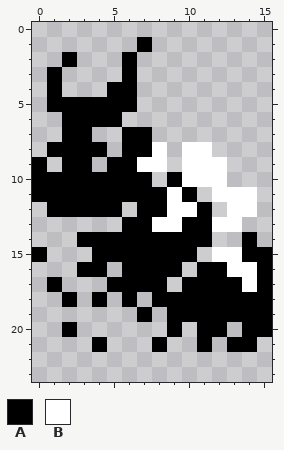
A pixel-art sprite gets an edit: larger_folk/Textures/bucklerparry_largerfolk/reefslug4_fat.png. The first picture shows the starting point.
The file is 16x24 pixels.
Palette (. is transparent): A #000000  B #ffffff
Pixels before, first column x 0:
 1 .......A........
 2 ..A...A.........
 3 .A....A.........
 4 .A...AA.........
 5 .AAAAAA.........
 6 ..AAAA..........
 7 ..AA..AA........
 8 .AAAA.AAB.BB....
 9 A.AA.AABB.BBB...
10 AAAAAAAA.ABBB...
11 AAAAAAAAABA.BBB.
12 .AAAAA.AABBA.BB.
13 ......AABBAABB..
14 ...AAAAAAAAA..A.
15 A...AAAAAAA.BBAA
16 ...AA.AAAA.AABBA
17 .A...AAAA.AAAABA
18 ..A.A.A.AAAAAAAA
19 .......A.AAAAAAA
20 ..A......A.AA.AA
21 ....A...A..A.AA.
New version:
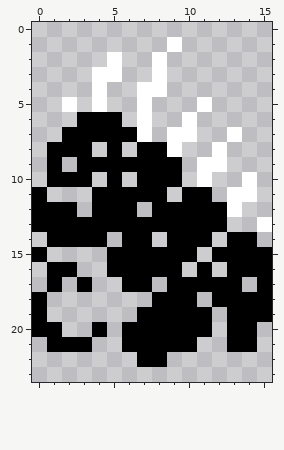
From old to new:
Changed rows in their new state; - is an unchanged pixel.
first column x 0:
 1 -------.-B------
 2 --.--B.-B-------
 3 -.--BB.-B-------
 4 -.--B..BB-------
 5 -.B.B..B---B----
 6 --.----B--B-----
 7 ----AA-B-BB--B--
 8 ----.A.-AB..B---
 9 .A.-A--AAA.-----
10 .---.-.-A-.-.-B-
11 -...-----.-A.---
12 A--.--A.-AA-A-.-
13 AAAAAA--AA--A.-B
14 -AA--.--.----A--
15 ----.-------AA--
16 -AA..A------.AA-
17 ---A-.--.A----.-
18 A-.-.-.----.----
19 A-------A---.---
20 AA.-A-AAA-A-.A-.
21 -AAA.-AA-AA.----
22 -------AA-------
Where, in picture pixels (left, top, right, bottom), the same in both pictures:
changed: (32, 37, 272, 367)
